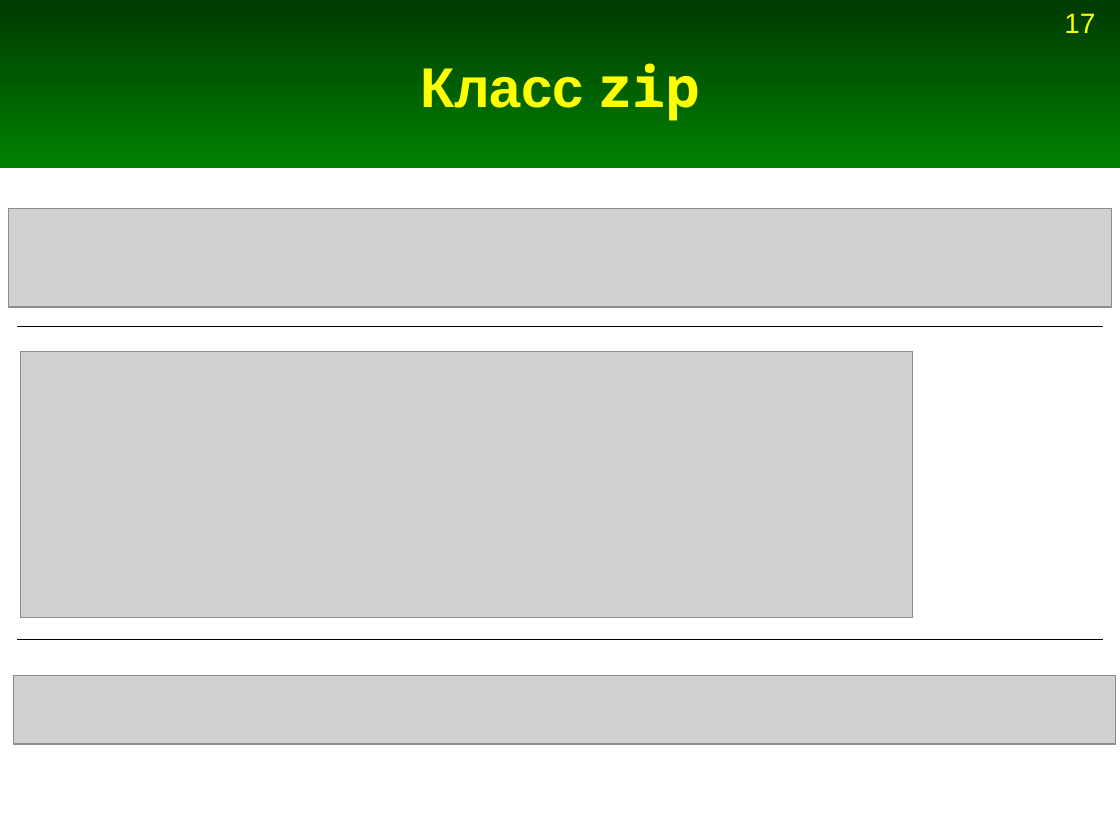
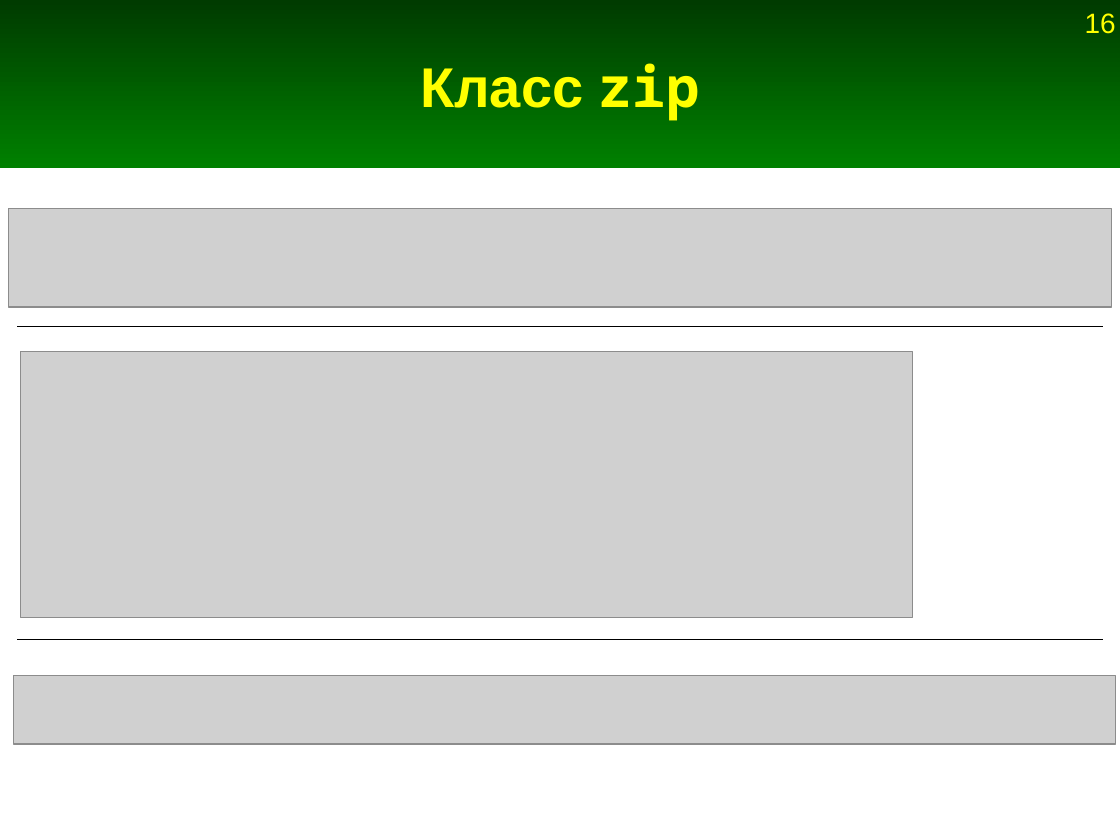
Before and after one commit to Jenyay/modelling, a slide deck: slide 16 of python language/presentations/05. Basic data structures. Tuples.odp (slide 17 before the commit). Drawn at 1120x840 pixels with LibreOffice and Linux fonts; fonts in the diff are those of the drawing; grey boxes stand for pictures. Boxes give left, top, right and bottom in pixels: in the first picture for what was removed or moved away, otherwise in the second. Text is boxed around its words. In the diff, an @@ line names an element or a change of style, - is before the commit and + after.

```diff
--- a/python language/presentations/05. Basic data structures. Tuples.odp
+++ b/python language/presentations/05. Basic data structures. Tuples.odp
@@ page number removed at bbox=[1064, 13, 1095, 33] @@
-17
@@ page number added at bbox=[1085, 13, 1116, 34], 18 pt, text #FFFF00 @@
+16
```
Also in this commit, not shown: 18 other slides changed, 1 slide removed, 5 other files.
